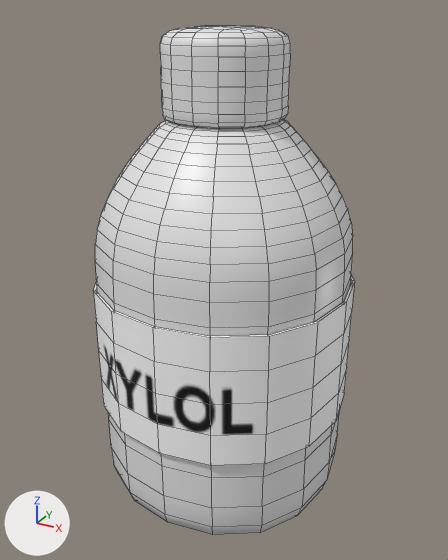
Renders of the FBX model Assets/Project Files/Game/Models/Praktikum mikroskop/Xylol.fbx from each side of a commit.
Camera for both pictures: a 50 mm camera at (0.0608, -0.1111, 0.1068) aimed at (-0.0001, -0.0003, 0.0515). Lighting does not change. The marker at lower left points along +X, +Y and +Z. Mesh edges are drawn as thin lines. Where no turn or scale is listed for an object, it has been applied to the vertices.
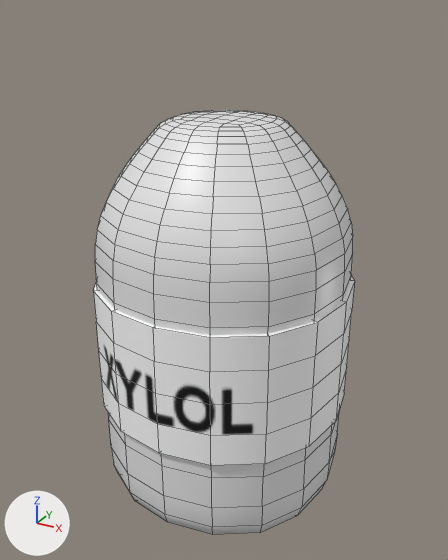
The newer file is also turned or shifted as a whole; pictures and numbers use the older file's frame.

Pixel boxes (x1, y1, x2, y2) of what changed, in the pictures (448 x 560 px; the box of a moved part takes in the faces that stretch with it):
'Cube.075', mesh moved (not visible afterwards)
    before: (160, 26, 290, 128)
part 1 of me_cube_086, moved or reshaped
    both: (94, 276, 354, 338)

The change, as a list of edits to the scene's bpy script:
```text
Change me_cube_086:
    where me_cube_086.from_pydata(...)  # 160 vertices, 160 faces; spans x -0.0279..0.028, y -0.028..0.0279, z -0.0105..0.0185
    used by ob_cube_038; location = (0.0, 0.0, 0.0339)
    me_cube_086 part 1: 80 of 160 vertices moved; they spanned x -0.0274..0.0274, y -0.0274..0.0274, z -0.0105..0.0185 and now span x -0.013..0.013, y -0.013..0.013, z -0.0105..0.0185; mean shift (0.0, 0.0, 0.0); largest move (-0.0109, -0.0256, -0.0032) -> (-0.0058, -0.0121, -0.0032)
Change me_cube_097:
    where me_cube_097.from_pydata(...)  # 226 vertices, 224 faces; spans x -0.0123..0.0123, y -0.0123..0.0123, z 0.0522..0.0698
    used by ob_cube_075; location = (0.0, 0.0, 0.0339)
    me_cube_097 part 2: the whole mesh is moved by (0.0, 0.0, -0.0245)
```
